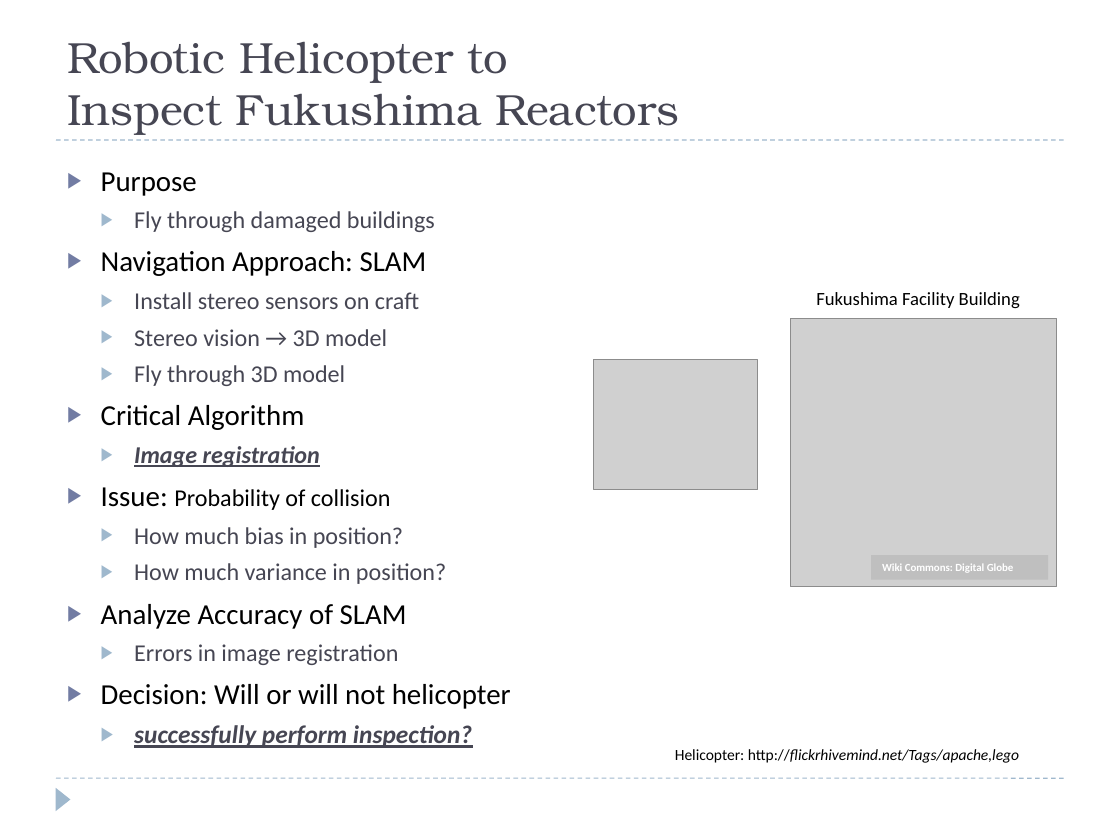
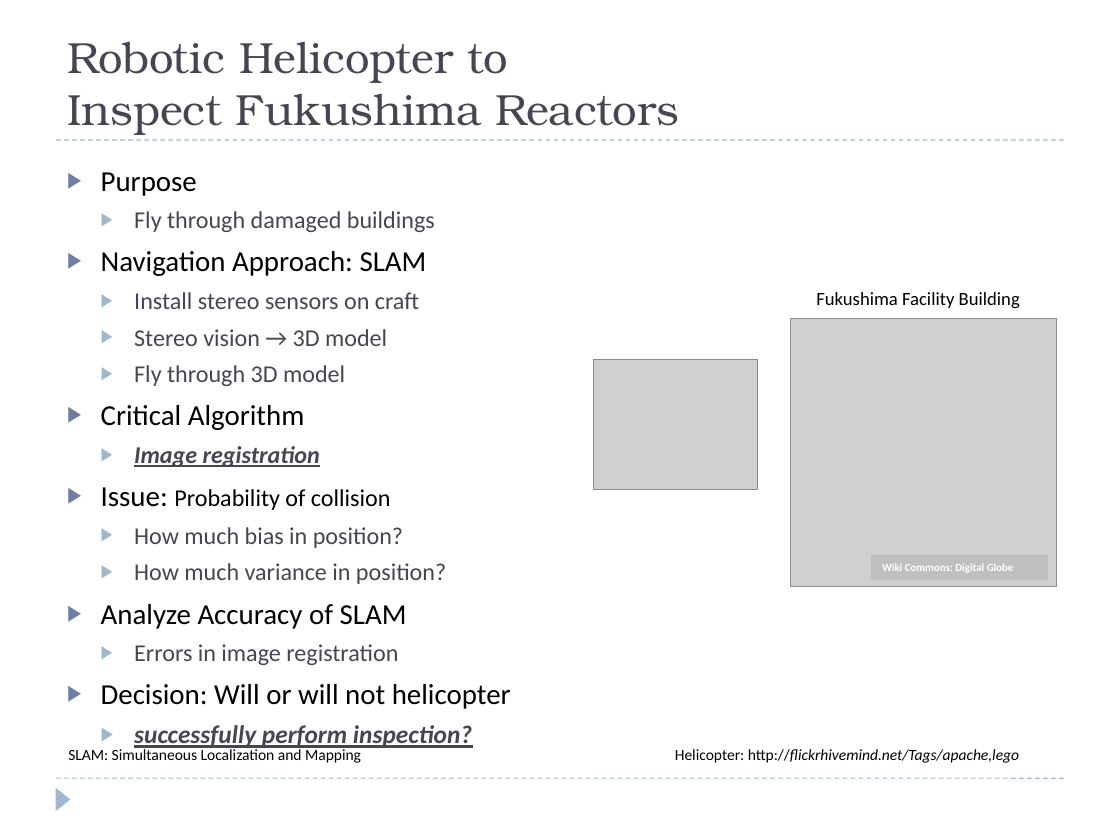
Before and after one commit to josh-gleason/CS679, a slide deck: slide 3 of Presentation/CS679Presentation2.pptx. Drawn at 1120x840 pixels with LibreOffice and Linux fonts; fonts in the diff are those of the drawing; grey boxes stand for pictures. Boxes give left, top, right and bottom in pixels: in the first picture for what was removed or moved away, otherwise in the second. Text is boxed around its words. In the diff, an @@ line names an element or a change of style, - is before the commit and + after.

```diff
--- a/Presentation/CS679Presentation2.pptx
+++ b/Presentation/CS679Presentation2.pptx
@@ text added at [68,747,361,763], 10 pt, text #000000 @@
+SLAM: Simultaneous Localization and Mapping
```
Also in this commit, not shown: 8 other slides changed, 1 slide added.
